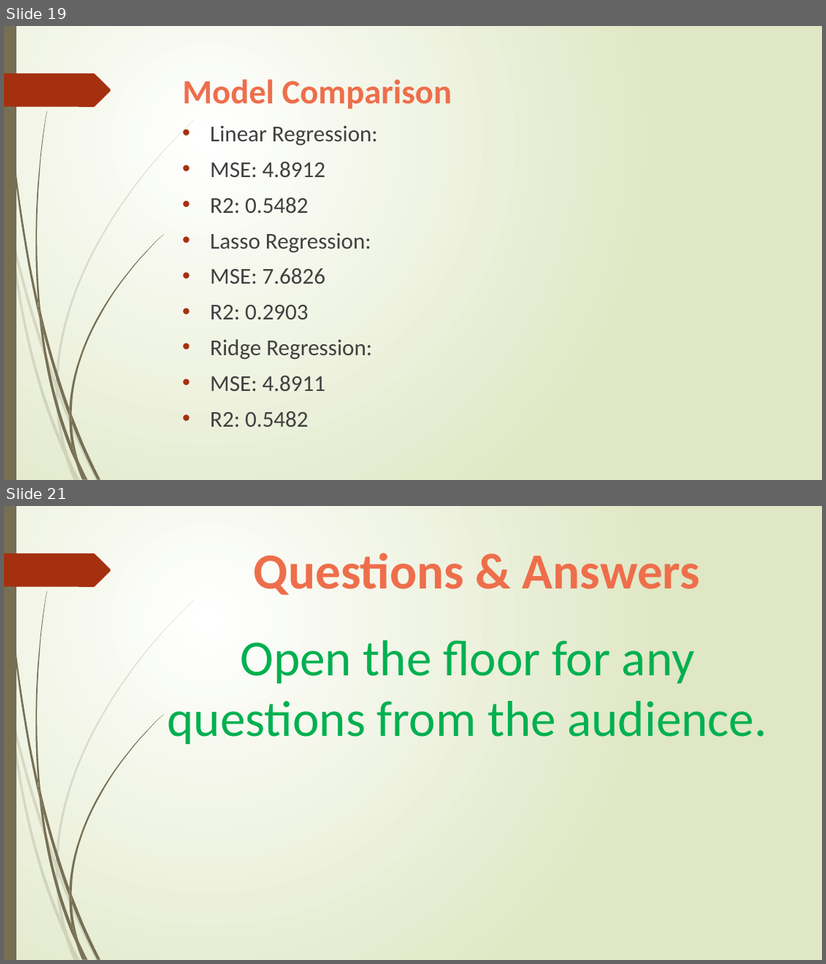
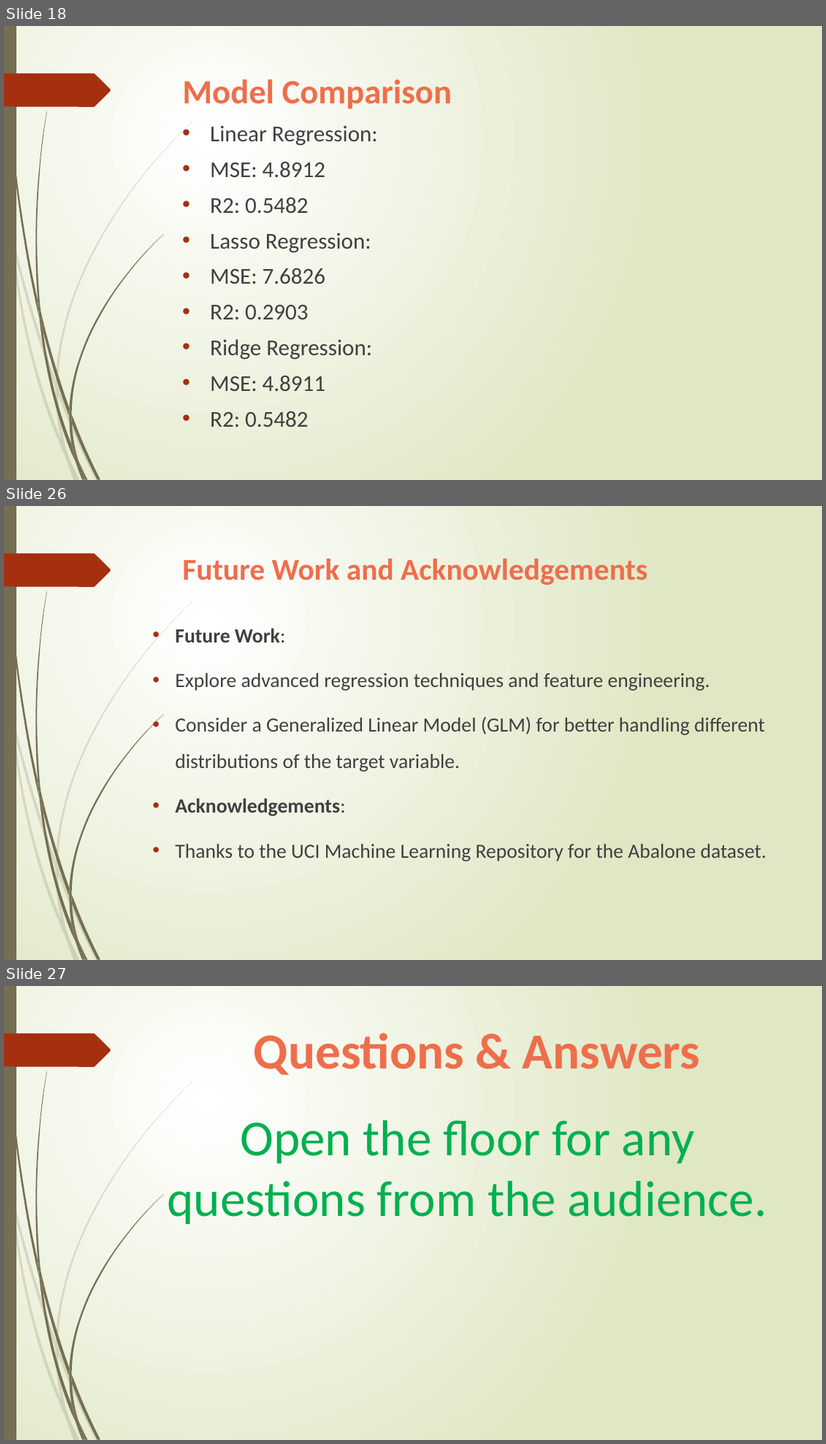
Before and after one commit to mubasharshahzad64/Statistical_Methods_Final_Project_2024, a slide deck: SHAHZAD_Statistics_Presentation.pptx. Shown one above the other, each under a label of ours: slides 19 and 21 before the commit, slides 18, 26 and 27 after it; the slides between them are not shown. The pictures are 826x964 and 826x1444 pixels, drawn with LibreOffice and Linux fonts; fonts in the diff are those of the drawing. Boxes give left, top, right and bottom in pixels: in the first picture for what was removed or moved away, otherwise in the second. Text is boxed around its words. In the diff, an @@ line names an element or a change of style, - is before the commit and + after.

```diff
--- a/SHAHZAD_Statistics_Presentation.pptx
+++ b/SHAHZAD_Statistics_Presentation.pptx
@@ slide 26 added at [4,506,822,960], background gradient #FFFFFF to #DFE8C4; not listed: 24 template elements that a slide beside it also shows @@
@@ title added at [182,559,647,585], 48 pt, text #EE6E4B, bold @@
+Future Work and Acknowledgements
@@ text added at [175,628,766,862], 32 pt, text #404040 @@
+• Future Work:
+• Explore advanced regression techniques and feature engineering.
+• Consider a Generalized Linear Model (GLM) for better handling different distributions of the target variable.
+• Acknowledgements:
+• Thanks to the UCI Machine Learning Repository for the Abalone dataset.
@@ what was slide 19 is now slide 18 @@
@@ what was slide 21 is now slide 27 @@
```
Also in this commit, not shown: 1 slide changed, 6 other slides added, 1 slide removed, 26 other files.
